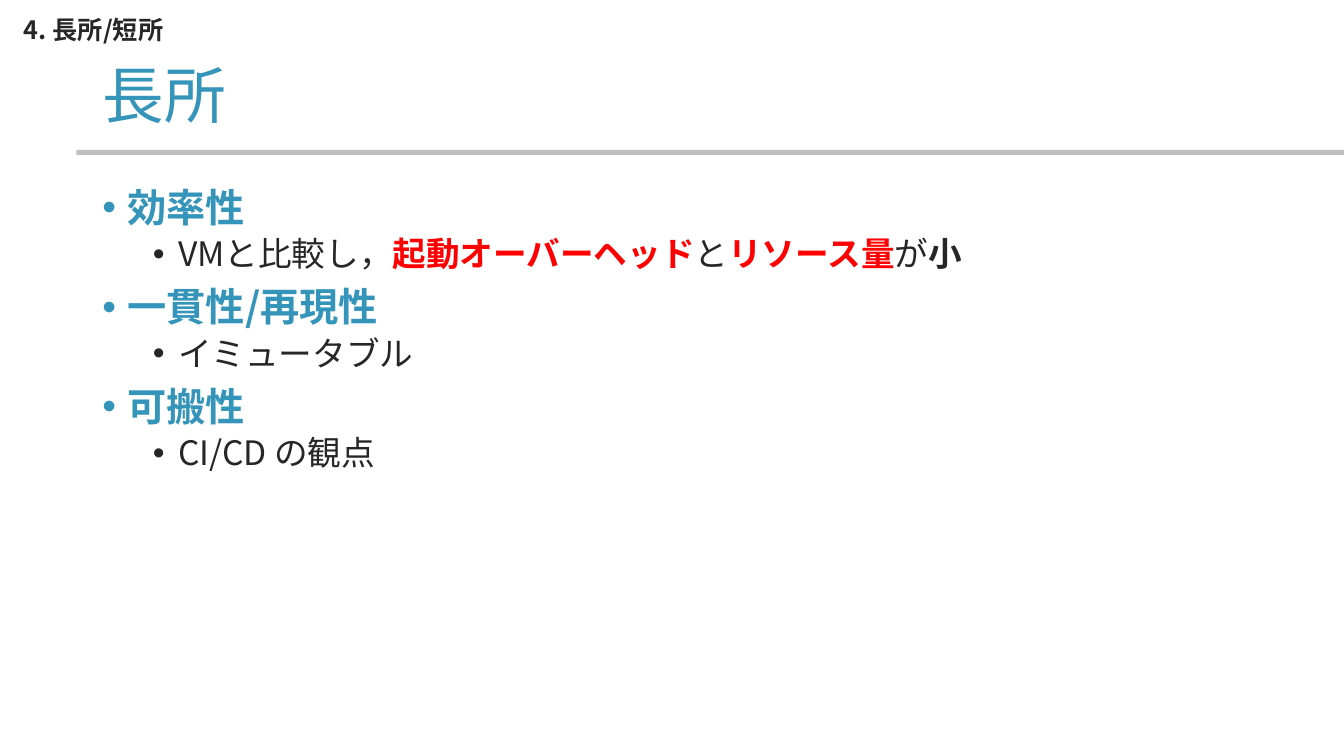
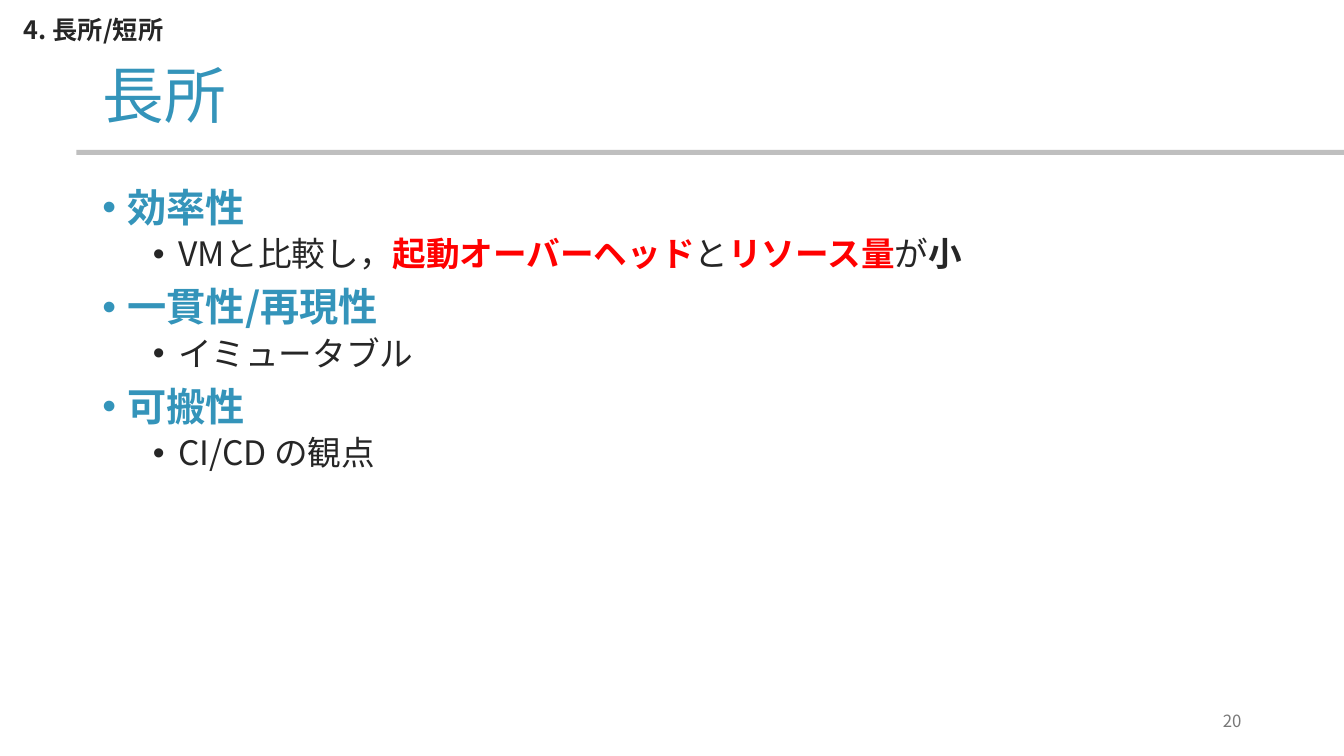
Before and after one commit to yamada-ai/java-prac, a slide deck: slide 20 of docker-container.pptx (slide 18 before the commit). Drawn at 1344x756 pixels with LibreOffice and Linux fonts; fonts in the diff are those of the drawing; background and template pictures are left out. Boxes give left, top, right and bottom in pixels: in the first picture for what was removed or moved away, otherwise in the second. Text is boxed around its words. In the diff, an @@ line names an element or a change of style, - is before the commit and + after.

```diff
--- a/docker-container.pptx
+++ b/docker-container.pptx
@@ page number added at <box>1223,714,1242,727</box>, 12 pt, text #797979 @@
+20
```
Also in this commit, not shown: 19 other slides changed, 6 slides added.
